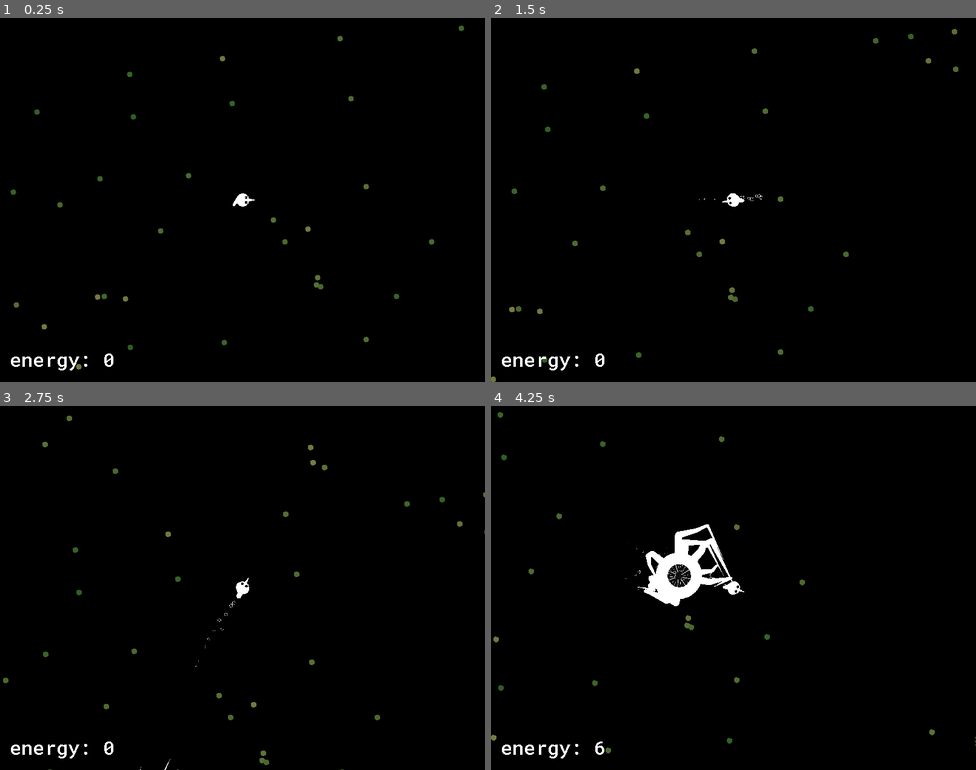
Above: before the commit, frames 1-4 (two rows, left to right).
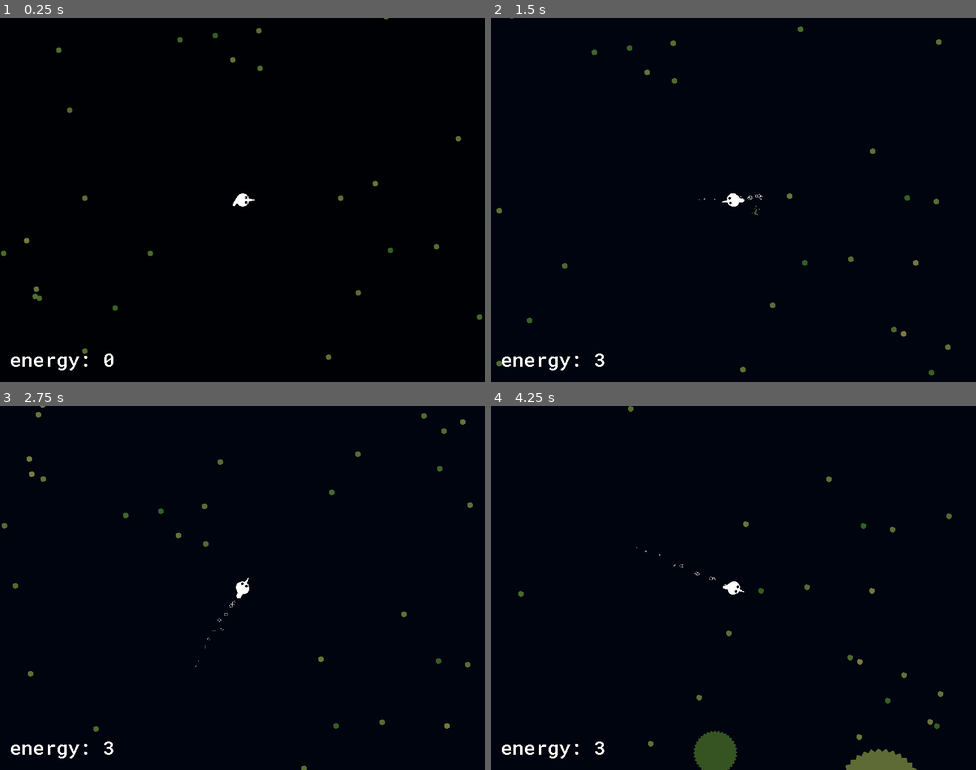
Above: after the commit, the same moments.

Repository: kiwijuice56/fish-fest
Game: Godot game, scene res://main/main.tscn
Two runs of this game, one before a commit and one after it. Both use one fixed random seed, a clock stepped at 60 frames per second and the inputs below. The engine's default icon, where the game draws it, is replaced by a stand-in: a white triangle on a blue panel in a dark square.
Inputs (mouse positions are in pixels of both pictures, inside the frame that each line leads up to):
- Up to frame 1 (0.25 s): no input
- Up to frame 2 (1.5 s): move the mouse to (840, 181) at 0.52 s; press the mouse at (840, 181) at 0.53 s; move the mouse to (636, 218) at 1.27 s; release the mouse at (636, 218) at 1.28 s; right-click (636, 218) at 1.35 s
- Up to frame 3 (2.75 s): move the mouse to (291, 507) at 2.02 s; press the mouse at (291, 507) at 2.03 s
- Up to frame 4 (4.25 s): move the mouse to (709, 660) at 2.77 s; release the mouse at (709, 660) at 2.78 s; right-click (709, 660) at 2.85 s; move the mouse to (879, 642) at 3.52 s; press the mouse at (879, 642) at 3.53 s

The runs differ from the first frame. In frame 1, 0.7% of the frame differs, in the area x 0-100%, y 0-97%; in frame 2, 0.8%; in frame 3, 0.8%; in frame 4, 3.6%, in the area x 0-100%, y 0-100%.

Commit message:
Biome colors

Diff:
--- a/main/chunk/biomes/kelp_forest.tscn
+++ b/main/chunk/biomes/kelp_forest.tscn
@@ -5,3 +5,4 @@
 
 [node name="KelpForest" instance=ExtResource("1_pq5g4")]
 script = ExtResource("2_ef8h7")
+bg_color = Color(0, 0.0823529, 0.109804, 1)
--- a/main/chunk/biomes/plain_chunk.tscn
+++ b/main/chunk/biomes/plain_chunk.tscn
@@ -5,4 +5,5 @@
 
 [node name="Plain" instance=ExtResource("1_3clp4")]
 script = ExtResource("2_u8lpd")
+bg_color = Color(0, 0.0156863, 0.0588235, 1)
 squiggler_chance = 0.15
--- a/main/chunk/chunk.gd
+++ b/main/chunk/chunk.gd
@@ -1,6 +1,7 @@
 class_name Chunk
 extends Node2D
 
+@export var bg_color: Color
 @export var algae_scene: PackedScene
 @export var kelp_scene: PackedScene
 @export var squiggler_chance: float = 0.0
--- a/main/main.tscn
+++ b/main/main.tscn
@@ -11,6 +11,19 @@
 
 [node name="Main" type="Node"]
 
+[node name="BackgroundLayer" type="CanvasLayer" parent="."]
+layer = -1
+
+[node name="Background" type="ColorRect" parent="BackgroundLayer"]
+unique_name_in_owner = true
+z_index = -4
+anchors_preset = 15
+anchor_right = 1.0
+anchor_bottom = 1.0
+grow_horizontal = 2
+grow_vertical = 2
+color = Color(0, 0, 0, 1)
+
 [node name="World" type="Node" parent="."]
 script = ExtResource("3_a701s")
 chunk_scenes = Array[PackedScene]([ExtResource("4_anjt5"), ExtResource("2_4xr5t")])
@@ -18,7 +31,7 @@
 squiggler_scene = ExtResource("4_0kga6")
 
 [node name="PlayerFish" parent="." instance=ExtResource("1_oks1y")]
-position = Vector2(-194, 297)
+position = Vector2(270, 278)
 
 [node name="UI" type="CanvasLayer" parent="."]
 script = ExtResource("4_iwul6")
--- a/main/world.gd
+++ b/main/world.gd
@@ -23,6 +23,9 @@
 		update_chunks()
 
 func update_chunks() -> void:
+	var tween: Tween = get_tree().create_tween()
+
+
 	var last: Array = get_children()
 	var remain: Array = []
 	for i in range(-1, 2):
@@ -37,6 +40,7 @@
 	for child in get_children():
 		if not child in remain:
 			remove_child(child)
+	tween.tween_property(%Background, "color", chunk_storage[player_chunk].bg_color, 1.0)
 
 func generate_chunk(chunk_pos: Vector2) -> Chunk:
 	var noise_coord: Vector2 = chunk_pos
